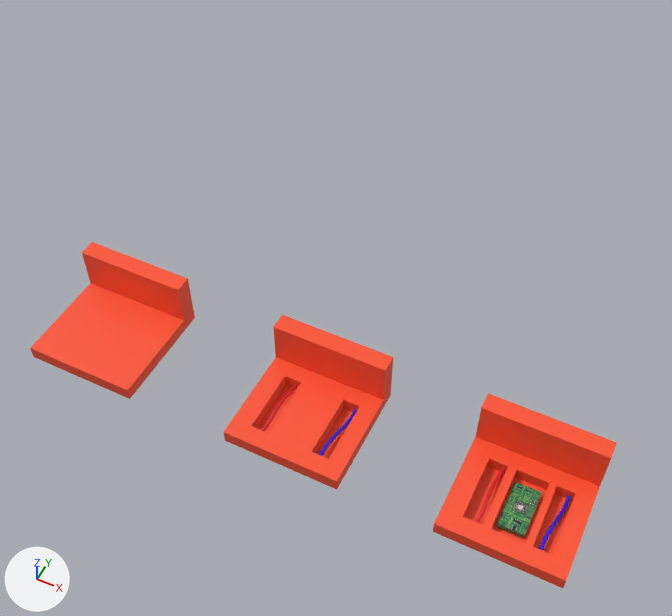
The glTF model q17.glb, before and after one commit.
Both versions are drawn from a camera (50 mm lens) standing at (8.16, -7.69, 12.41) and looking at (2.74, 3.15, -1.14). The lights are fixed; the arrows at lower left show +X, +Y and +Z. Where no turn or scale is listed for an object, it has been applied to the vertices. Vertices at the same position are counted once.
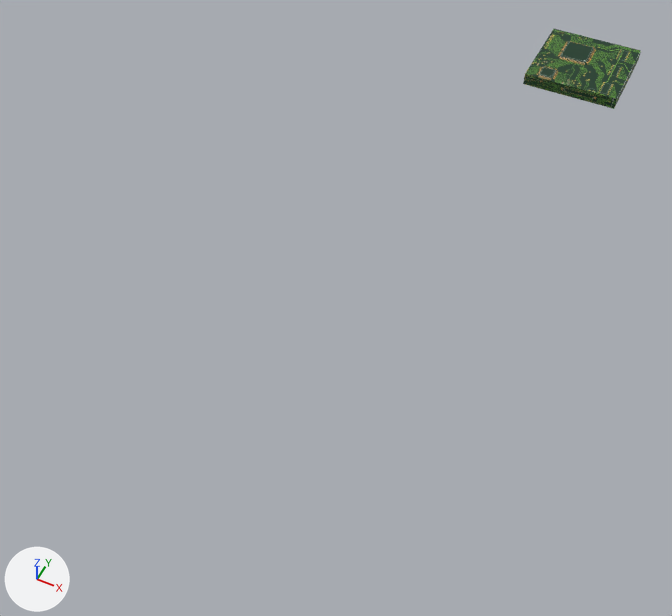
What differs and where, as boxes [x1, y1, x2, y2] in the pictures (672 x 616 px):
'Cube', surface changed, reshaped, moved, rescaled (30% narrower, 54% shorter)
    before: [224, 315, 393, 489]
    after: [523, 29, 641, 109]
'Cube.002', deleted (red)
    before: [433, 394, 617, 588]
'Cube.001', deleted (red)
    before: [30, 242, 195, 399]
'Cube.003', deleted (green)
    before: [496, 482, 542, 538]
'NurbsPath.003', deleted
    before: [539, 496, 571, 550]
'NurbsPath.002', deleted
    before: [475, 468, 504, 523]
'NurbsPath.001', deleted
    before: [261, 384, 297, 432]
'NurbsPath', deleted
    before: [319, 409, 357, 456]
part 1 of me_cube, deleted (red)
    before: [224, 315, 393, 489]
part 2 of me_cube, added (green)
    after: [523, 29, 641, 109]

The change, as a list of edits to the scene's bpy script:
```text
Add img_6369906902346900007097120:
    img_6369906902346900007097120 = load_image('6369906902346900007097120', '_unpacked/6369906902346900007097120', 450, 386, 'sRGB')
Change mat_material_001:
    remove mat_material_001.base_color = (0.8, 0.00886, 0.0254)  # red #e7182c
    add mat_material_001.texture = img_6369906902346900007097120
Change me_cube:
    used by ob_cube; location = (0.0, 0.0, 0.0); scale = (1.0, 1.0, -0.119)
    remove me_cube.from_pydata(...)  # 92 vertices, 180 faces; spans x 2.83..4.83, y -1.0..1.0, z -7.5..1.0
    remove me_cube.materials.append(mat_material)  # red #ff5533
    add me_cube.from_pydata(...)  # 200 vertices, 396 faces; spans x -1.0..1.0, y -1.0..1.0, z -1.0..1.33
    me_cube part 1: the whole mesh is rebuilt
    me_cube part 2
    46 vertices are added at x -1.0..1.0, y -1.0..1.0, z -1.0..1.23
    36 new vertices lie (0.0, 0.0, 2.0) away from vertices in x -1.0..1.0, y -1.0..1.0, z -1.0
    16 new vertices lie (-0.91, 0.0, 0.0) away from vertices in x 1.0, y -0.96..0.64, z -1.0..1.0
    16 new vertices lie (0.24, 0.0, 0.0) away from vertices in x -1.0, y -0.96..0.64, z -1.0..1.0
    14 new vertices lie (0.06, 0.0, 0.0) away from vertices in x -0.76, y -0.96..0.64, z -1.0..1.0
    14 new vertices lie (0.13, 0.0, 0.0) away from vertices in x -0.7, y -0.96..0.64, z -1.0..1.0
    13 new vertices lie (-0.05, 0.0, 0.0) away from vertices in x 0.09, y -0.96..0.64, z -1.0..1.0
    12 new vertices lie (-0.43, 0.0, 0.0) away from vertices in x 0.04, y -0.96..0.64, z -1.0..1.0
    10 new vertices lie (0.06, 0.0, 0.0) away from vertices in x -0.57, y -0.96..0.64, z -1.0..1.0
    10 new vertices lie (0.07, 0.0, 0.0) away from vertices in x -0.51, y -0.96..0.64, z -1.0..1.0
    8 new vertices lie (0.0, -0.06, 0.33) away from vertices in x -0.51..0.04, y 0.64, z -1.0..1.0
    5 new vertices lie (0.0, 0.06, 0.33) away from vertices in x -0.51..0.04, y -0.09, z -1.0..1.0
    396 new faces join them
    add me_cube.materials.append(mat_material_001)  # picture img_6369906902346900007097120
Change ob_cube:
    ob_cube.location: (0.0, 0.0, 0.0) -> (5.04, 11.04, 0.3)
    ob_cube.scale: (1.0, 1.0, -0.119) -> (1.04, 1.04, 0.131)
Remove ob_cube_001:
    ob_cube_001 = bpy.data.objects.new('Cube.001', me_cube_001)
    ob_cube_001.location = (0.0, 0.0, 0.0)
    ob_cube_001.scale = (1.0, 1.0, -0.119)
Remove ob_nurbspath:
    ob_nurbspath = bpy.data.objects.new('NurbsPath', me_nurbspath)
    ob_nurbspath.location = (4.39, -0.03, 0.01)
Remove ob_nurbspath_001:
    ob_nurbspath_001 = bpy.data.objects.new('NurbsPath.001', me_nurbspath_001)
    ob_nurbspath_001.location = (3.29, -0.03, 0.01)
Remove ob_cube_002:
    ob_cube_002 = bpy.data.objects.new('Cube.002', me_cube_002)
    ob_cube_002.location = (3.59, 0.0, 0.0)
    ob_cube_002.scale = (1.0, 1.0, -0.119)
Remove ob_nurbspath_002:
    ob_nurbspath_002 = bpy.data.objects.new('NurbsPath.002', me_nurbspath_002)
    ob_nurbspath_002.location = (6.92, -0.03, 0.01)
Remove ob_nurbspath_003:
    ob_nurbspath_003 = bpy.data.objects.new('NurbsPath.003', me_nurbspath_003)
    ob_nurbspath_003.location = (7.98, -0.03, 0.01)
Remove ob_cube_003:
    ob_cube_003 = bpy.data.objects.new('Cube.003', me_cube_003)
    ob_cube_003.location = (7.45, -0.13, -0.03)
```
